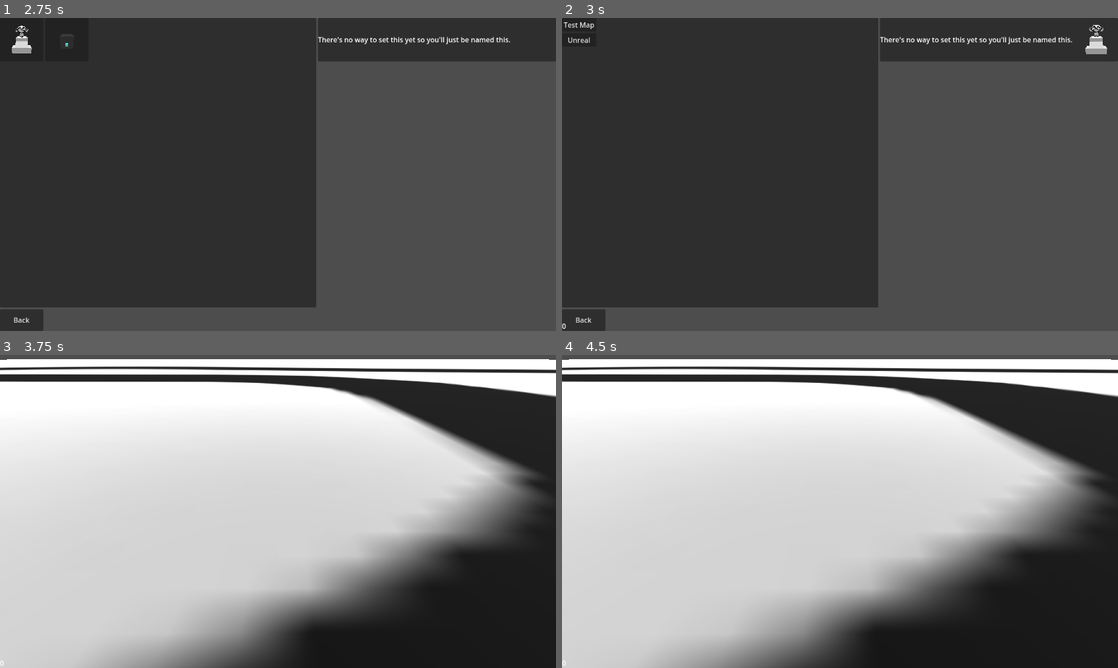
Above: before the commit, frames 1-4 (two rows, left to right).
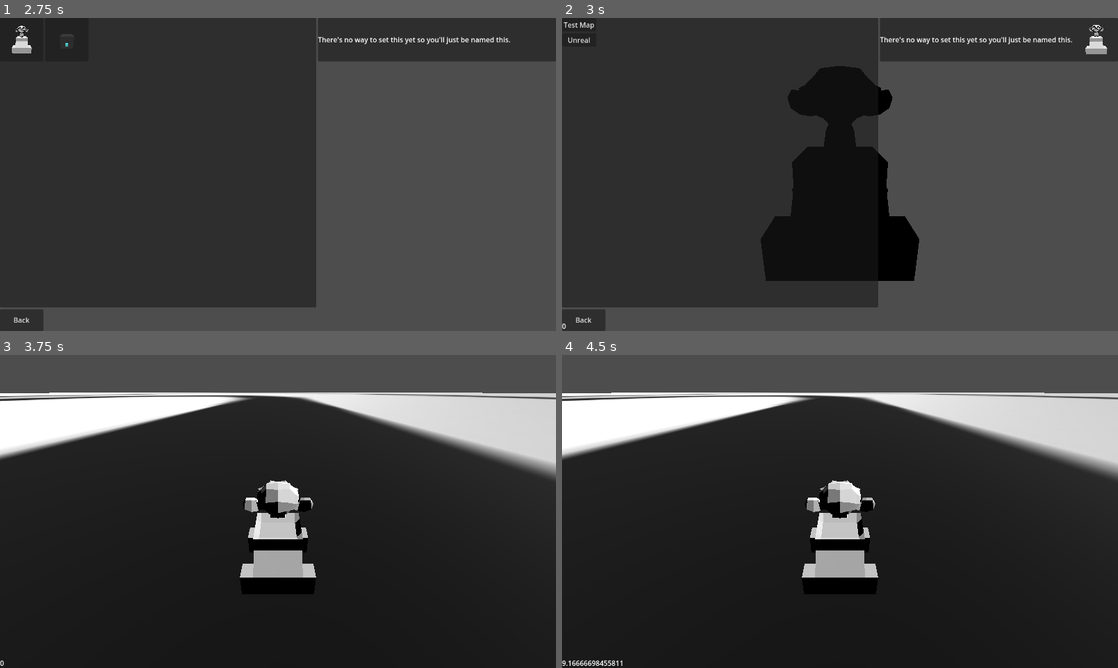
Above: after the commit, the same moments.

Repository: CoffeeCoder1/superpeterkart
Game: Godot game, scene res://scenes/main/main.tscn
Two runs of this game, one before a commit and one after it. Both use one fixed random seed, a clock stepped at 60 frames per second and the inputs below.
Inputs (mouse positions are in pixels of both pictures, inside the frame that each line leads up to):
- Up to frame 1 (2.75 s): tap Enter at 0.5 s; hold Right (ui_right) 0.53-1.25 s; hold N (player1_boost) 0.53-1.25 s; click "Create Game" at 1.25 s; click "Next" at 2 s
- Up to frame 2 (3 s): click (584, 39) at 2.77 s
- Up to frame 3 (3.75 s): click "Test Map" at 3.5 s
- Up to frame 4 (4.5 s): tap Space at 4.25 s; hold Down (ui_down) from 4.28 s (still down); tap N (player1_boost) at 4.35 s

Frame 1 is identical in both runs. In frame 2, 12% of the frame differs, in the area x 35-65%, y 15-84%; in frame 3, 77%, in the area x 0-100%, y 1-100%; in frame 4, 77%.

Commit message:
Use a separate kart instance for character previews

Diff:
--- a/scenes/classes/character_card/character_card.gd
+++ b/scenes/classes/character_card/character_card.gd
@@ -8,4 +8,8 @@
 
 func _process(delta: float) -> void:
 	name_label.text = player.nick
-	character_display.kart = player.kart
+	# If no preview kart exists, create one
+	# TODO: Remove this from process loop
+	if !is_instance_valid(player.preview_kart) and player.kart_metadata:
+		player.preview_kart = player.kart_metadata.instantiate()
+	character_display.kart = player.preview_kart
--- a/scenes/classes/character_preview/character_preview_rect.gd
+++ b/scenes/classes/character_preview/character_preview_rect.gd
@@ -26,7 +26,8 @@
 	# Unload the character preview world to save memory
 	if is_instance_valid(character_preview_world):
 		# Don't queue free the kart with the preview world
-		kart.get_parent().remove_child(kart)
+		if kart.get_parent():
+			kart.get_parent().remove_child(kart)
 		character_preview_world.queue_free()
 
 
--- a/scenes/classes/player/player.gd
+++ b/scenes/classes/player/player.gd
@@ -6,6 +6,8 @@
 @export var kart_metadata: KartMetadata
 ## Kart that is loaded for the player.
 @export var kart: Kart
+## Kart that is loaded for character previews.
+@export var preview_kart: Kart
 ## Unique ID assigned for multiplayer.
 @export var player_id: int
 ## Is the player waiting to join the game in the next round?
--- a/scenes/game/game.gd
+++ b/scenes/game/game.gd
@@ -56,11 +56,16 @@
 	current_map_id = map_id
 	_load_map.rpc(map_id)
 
+	# Prepare karts
 	for i in len(players.players):
 		var player := players.players[i]
-		# Move the karts to the spawn location and set their velocities to 0
 		if player.kart:
+			# Unload preview kart if it exists
+			if is_instance_valid(player.preview_kart):
+				player.preview_kart.queue_free()
+			# Move the kart to the spawn location
 			player.kart.transform = loaded_map.get_spawn_location().translated(Vector3.RIGHT * (2 * i))
+			# Set their velocity to 0
 			player.kart.velocity = Vector3.ZERO
 
 	# Enable players
